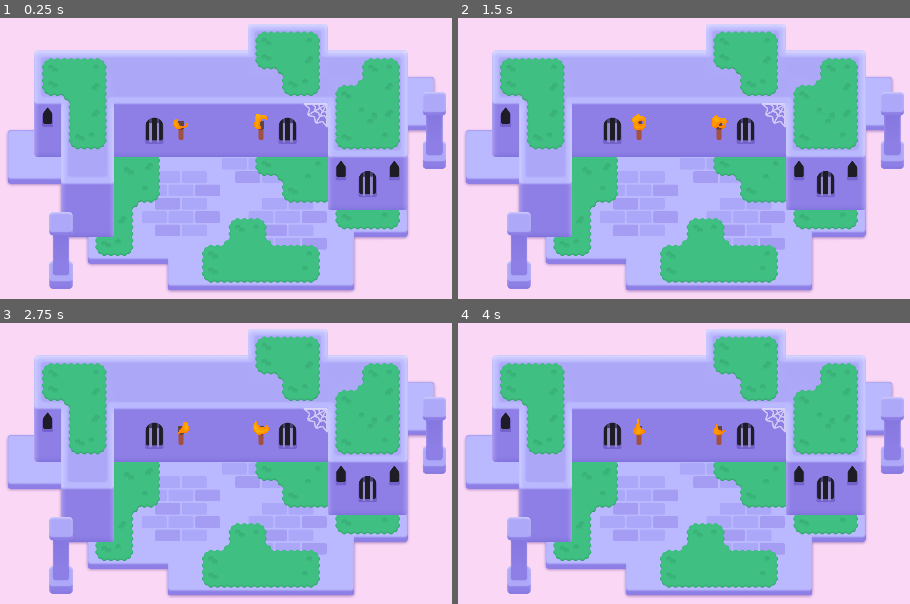
Above: before the commit, frames 1-4 (two rows, left to right).
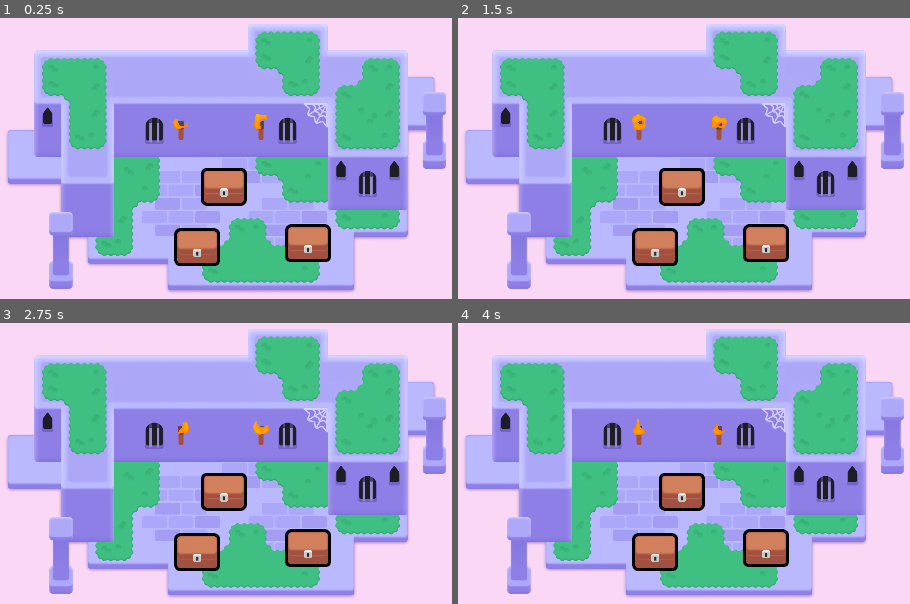
Above: after the commit, the same moments.

Repository: 0Nott/2d-GameDev-Course
Game: Godot game, scene res://lessons/mini_dungeon.tscn
The game is run twice, just before and just after one commit, with the same random seed, the same clock (stepped at 60 frames per second) and the same inputs.
Inputs (mouse positions are in pixels of both pictures, inside the frame that each line leads up to):
- Up to frame 1 (0.25 s): no input
- Up to frame 2 (1.5 s): tap Enter at 0.5 s; move the mouse to (855, 152) at 0.52 s; press the mouse at (855, 152) at 0.53 s; hold D (move_right) 0.53-1.28 s; tap Space at 0.77 s; move the mouse to (516, 197) at 1.27 s; release the mouse at (516, 197) at 1.28 s; hold S (move_down) from 1.28 s (still down); right-click (516, 197) at 1.35 s; click (516, 197) at 1.42 s
- Up to frame 3 (2.75 s): tap Space at 1.52 s; move the mouse to (302, 382) at 2.02 s; release S (move_down) at 2.03 s; hold D (move_right) from 2.03 s (still down); tap Z at 2.1 s; click (302, 382) at 2.17 s
- Up to frame 4 (4 s): move the mouse to (638, 570) at 2.77 s; release D (move_right) at 2.78 s; hold W (move_up) 2.78-3.53 s; click (638, 570) at 2.85 s; tap Space at 3.02, 3.77 s; move the mouse to (outside the picture) at 3.52 s; hold A (move_left) from 3.53 s (still down); hold Right mouse button (right_click) from 3.53 s (still down); click (outside the picture) at 3.67 s

The runs differ from the first frame. In frame 1, 4.1% of the frame differs, in the area x 38-74%, y 53-89%; in frame 2, 4.1%; in frame 3, 4.1%; in frame 4, 4.1%.

Commit message:
finished M6L3
coding errors needs to be understood and fixed, currently set as cmd-k

Diff:
--- /dev/null
+++ b/M06.looting_workbook/lessons/chest/chest.gd
@@ -0,0 +1,45 @@
+#extends Area2D
+#@onready var canvas_group: CanvasGroup = $CanvasGroup
+#
+## Called when the node enters the scene tree for the first time.
+#func _ready() -> void:
+	##pass # Replace with function body.
+	#mouse_entered.connect(_on_mouse_entered)
+	#mouse_entered.connect(_on_mouse_exited)
+	#canvas_group.material.set_shader_parameter("line_thickness", 3.0)
+	#
+	#
+## Called every frame. 'delta' is the elapsed time since the previous frame.
+#
+#func _on_mouse_entered() -> void:
+	#canvas_group.material.set_shader_parameter("line_thickness", 6.0)
+	#var tween := create_tween()
+	#tween.tween_method(set_outline_thickness, 3.0, 6.0, 0.08)
+	#
+#func _on_mouse_exited() -> void:
+	#canvas_group.material.set_shader_parameter("line_thickness", 3.0)
+	#var tween := create_tween()
+	#tween.tween_method(set_outline_thickness, 6.0, 3.0, 0.08)
+	#
+#func set_outline_thickness(new_thickness: float) -> void:
+	#canvas_group.material.set_shader_parameter("line_thickness", new_thickness)
+
+
+extends Area2D
+@onready var canvas_group: CanvasGroup = $CanvasGroup
+
+func _ready() -> void:
+	mouse_entered.connect(_on_mouse_entered)
+	mouse_exited.connect(_on_mouse_exited)
+	canvas_group.material.set_shader_parameter("line_thickness", 3.0)
+
+func set_outline_thickness(new_thickness: float) -> void:
+	canvas_group.material.set_shader_parameter("line_thickness", new_thickness)
+
+func _on_mouse_entered() -> void:
+	var tween := create_tween()
+	tween.tween_method(set_outline_thickness, 3.0, 6.0, 0.08)
+
+func _on_mouse_exited() -> void:
+	var tween := create_tween()
+	tween.tween_method(set_outline_thickness, 6.0, 3.0, 0.08)
--- a/M06.looting_workbook/lessons/chest/chest.tscn
+++ b/M06.looting_workbook/lessons/chest/chest.tscn
@@ -1,26 +1,41 @@
-[gd_scene load_steps=5 format=3 uid="uid://bf8m1xd74eifl"]
+[gd_scene load_steps=8 format=3 uid="uid://bf8m1xd74eifl"]
 
+[ext_resource type="Script" path="res://lessons/chest/chest.gd" id="1_8lipm"]
 [ext_resource type="Texture2D" uid="uid://c3hwsm5ugp8qw" path="res://lessons/chest/bottom.png" id="1_x1bvk"]
+[ext_resource type="Shader" path="res://lessons/chest/group_outline.gdshader" id="2_gkywt"]
 [ext_resource type="Texture2D" uid="uid://bnem1cahhoxdk" path="res://lessons/chest/top.png" id="2_ohx2a"]
 [ext_resource type="Texture2D" uid="uid://bu2jin246nel5" path="res://lessons/chest/lock.png" id="3_3odbt"]
 
 [sub_resource type="RectangleShape2D" id="RectangleShape2D_uhuqh"]
 size = Vector2(96, 77)
 
+[sub_resource type="ShaderMaterial" id="ShaderMaterial_304ud"]
+resource_local_to_scene = true
+shader = ExtResource("2_gkywt")
+shader_parameter/line_color = Color(0, 0, 0, 1)
+shader_parameter/line_thickness = 8.0
+shader_parameter/viewport_scale = Vector2(1, 1)
+
 [node name="Chest" type="Area2D"]
+position = Vector2(565, 394)
+script = ExtResource("1_8lipm")
 
-[node name="Bottom" type="Sprite2D" parent="."]
+[node name="CollisionShape2D" type="CollisionShape2D" parent="."]
+visible = false
+position = Vector2(0, -26.5)
+shape = SubResource("RectangleShape2D_uhuqh")
+
+[node name="CanvasGroup" type="CanvasGroup" parent="."]
+material = SubResource("ShaderMaterial_304ud")
+
+[node name="Bottom" type="Sprite2D" parent="CanvasGroup"]
 position = Vector2(0, -23)
 texture = ExtResource("1_x1bvk")
 
-[node name="Top" type="Sprite2D" parent="."]
+[node name="Top" type="Sprite2D" parent="CanvasGroup"]
 position = Vector2(0, -35)
 texture = ExtResource("2_ohx2a")
 
-[node name="Lock" type="Sprite2D" parent="."]
+[node name="Lock" type="Sprite2D" parent="CanvasGroup"]
 position = Vector2(0, -13)
 texture = ExtResource("3_3odbt")
-
-[node name="CollisionShape2D" type="CollisionShape2D" parent="."]
-position = Vector2(0, -26.5)
-shape = SubResource("RectangleShape2D_uhuqh")
--- a/M06.looting_workbook/lessons/mini_dungeon.tscn
+++ b/M06.looting_workbook/lessons/mini_dungeon.tscn
@@ -6,6 +6,7 @@
 [ext_resource type="Texture2D" uid="uid://c1rgncfgjxefj" path="res://assets/dungeon/pillar.png" id="4_gq228"]
 [ext_resource type="Texture2D" uid="uid://l0y1k1obencd" path="res://assets/dungeon/spider_web.png" id="5_ywba7"]
 [ext_resource type="PackedScene" uid="uid://eundh35r605v" path="res://assets/torch/torch.tscn" id="6_fokey"]
+[ext_resource type="PackedScene" uid="uid://bf8m1xd74eifl" path="res://lessons/chest/chest.tscn" id="7_wp0ap"]
 
 [sub_resource type="TileSetAtlasSource" id="TileSetAtlasSource_6s4s5"]
 texture = ExtResource("1_sym7n")
@@ -321,3 +322,12 @@
 mouse_filter = 2
 color = Color(0.977546, 0.842183, 0.960847, 1)
 metadata/_edit_lock_ = true
+
+[node name="Chest" parent="." instance=ExtResource("7_wp0ap")]
+position = Vector2(583, 290)
+
+[node name="Chest2" parent="." instance=ExtResource("7_wp0ap")]
+position = Vector2(785, 426)
+
+[node name="Chest3" parent="." instance=ExtResource("7_wp0ap")]
+position = Vector2(519, 435)
Not shown: 1 places in M06.looting_workbook/lessons/mini_dungeon.tscn that only renumber resources
